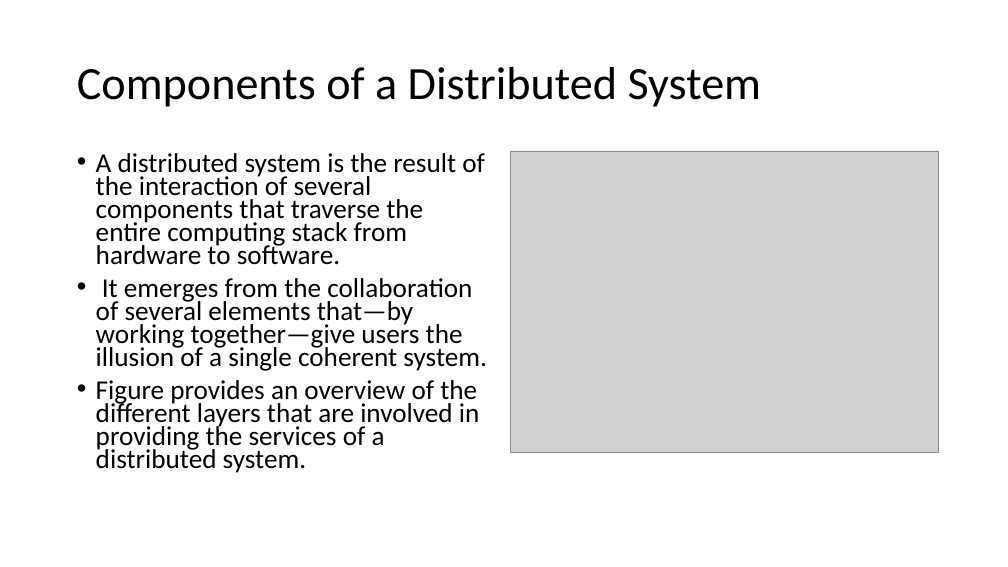
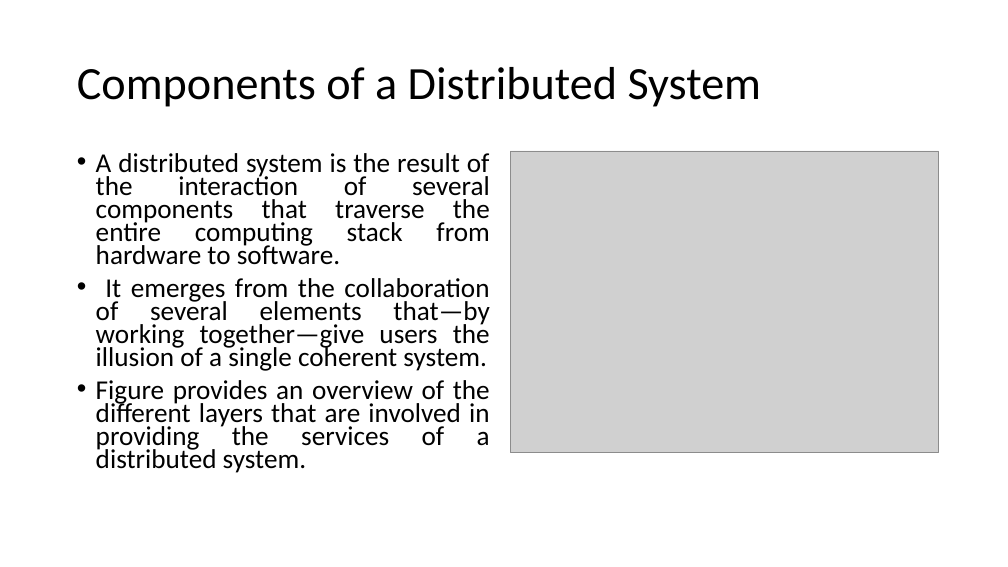
Before and after one commit to shakiliitju/M.Sc-in-ICT, a slide deck: slide 21 of MICT-5102 Cloud Computing/Lecture/Lecture3.pptx. Drawn at 1008x567 pixels with LibreOffice and Linux fonts; fonts in the diff are those of the drawing; grey boxes stand for pictures. Boxes give left, top, right and bottom in pixels: in the first picture for what was removed or moved away, otherwise in the second. Text is boxed around its words. In the diff, an @@ line names an element or a change of style, - is before the commit and + after.

```diff
--- a/MICT-5102 Cloud Computing/Lecture/Lecture3.pptx
+++ b/MICT-5102 Cloud Computing/Lecture/Lecture3.pptx
@@ text "A distributed system is the ..." at [96,153,490,473]: alignment left to justified @@
```
Also in this commit, not shown: 5 other slides changed, 7 other files.
